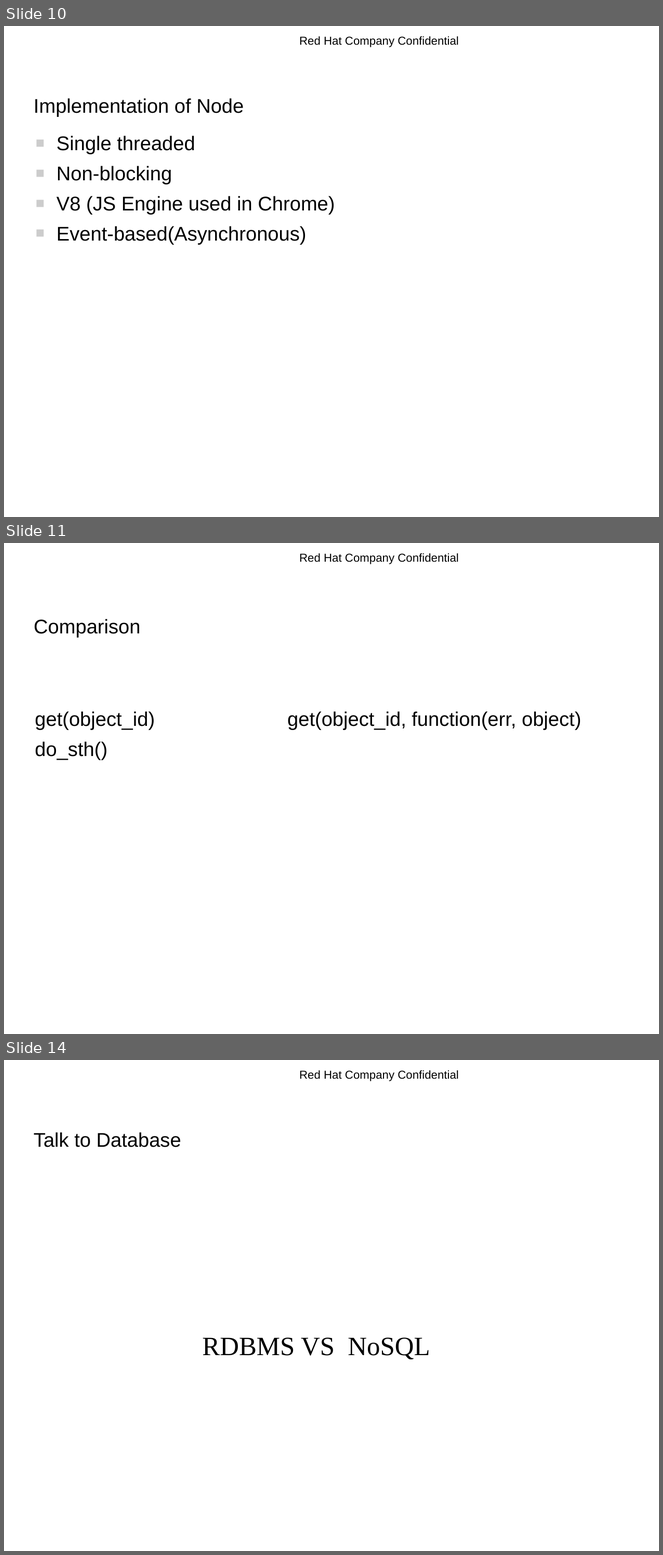
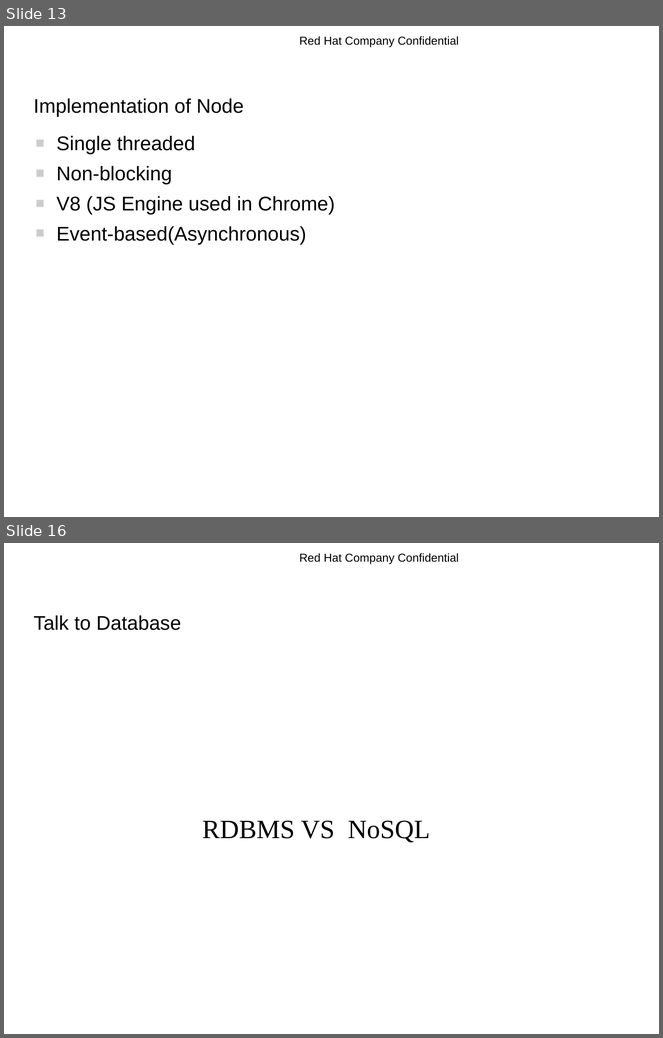
Before and after one commit to rhyw/node-trial, a slide deck: node-introduction.odp. Shown one above the other, each under a label of ours: slides 10, 11 and 14 before the commit, slides 13 and 16 after it; the slides between them are not shown. The pictures are 663x1555 and 663x1038 pixels, drawn with LibreOffice and Linux fonts; fonts in the diff are those of the drawing; background and template pictures are left out. Boxes give left, top, right and bottom in pixels: in the first picture for what was removed or moved away, otherwise in the second. Text is boxed around its words. In the diff, an @@ line names an element or a change of style, - is before the commit and + after.

```diff
--- a/node-introduction.odp
+++ b/node-introduction.odp
@@ slide 11 removed at <box>4,543,659,1034</box>, background #FFFFFF; not listed: 1 template element that a slide beside it also shows @@
@@ title removed at <box>34,619,140,638</box> @@
-Comparison
@@ text removed at <box>35,711,155,760</box> @@
-get(object_id)
-do_sth()
@@ text removed at <box>287,711,581,730</box> @@
-get(object_id, function(err, object)
@@ what was slide 10 is now slide 13 @@
@@ what was slide 14 is now slide 16 @@
```
Also in this commit, not shown: 6 slides changed, 3 slides added, 1 other slide removed.
